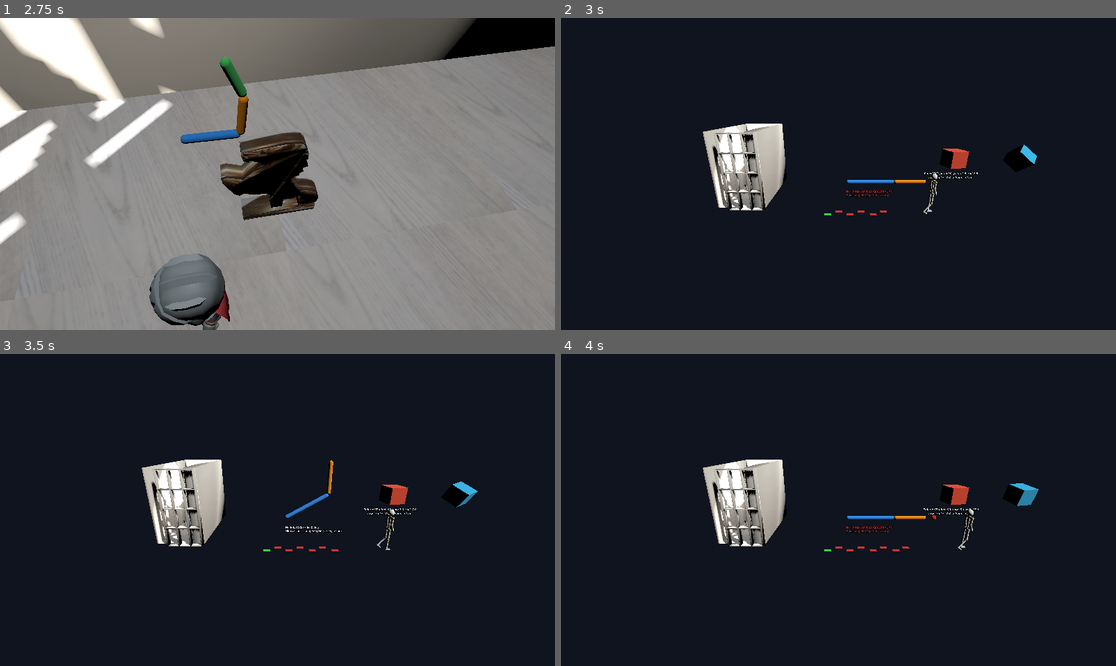
Above: before the commit, frames 1-4 (two rows, left to right).
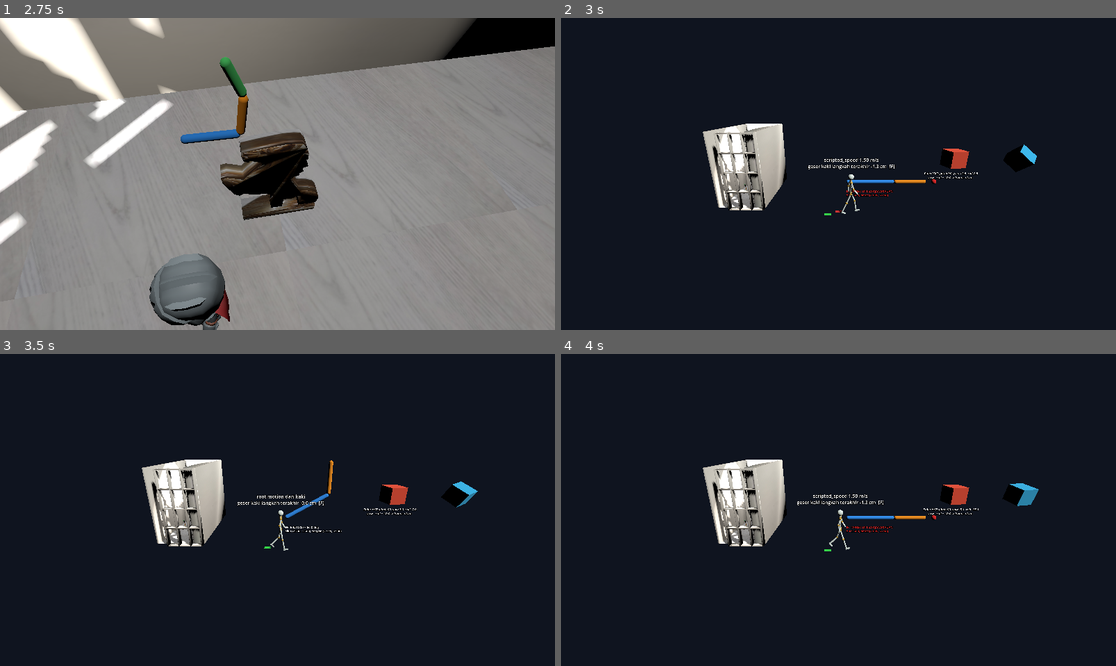
Above: after the commit, the same moments.

Repository: ZackyMaulana912/grafkom-pixel-to-reality
Game: Godot game, scene res://scenes/Main.tscn
Two runs of this game, one before a commit and one after it. Both use one fixed random seed, a clock stepped at 60 frames per second and the inputs below.
Inputs:
- Up to frame 1 (2.75 s): tap Enter at 0.5 s; tap F at 0.6, 1.35, 2.3 s; tap Space at 0.77, 1.52 s; tap U at 2.1 s
- Up to frame 2 (3 s): tap C at 2.85 s
- Up to frame 3 (3.5 s): tap Space at 3.02 s; tap F at 3.05 s
- Up to frame 4 (4 s): tap F at 3.6 s; tap Space at 3.77 s

Frame 1 is identical in both runs. In frame 2, 0.4% of the frame differs, in the area x 44-68%, y 44-64%; in frame 3, 0.5%; in frame 4, 0.5%, in the area x 42-75%, y 44-64%.

Commit message:
Kaki walker stick figure kini benar-benar diam saat menapak karena badannya digerakkan oleh kaki yang menapak, dan penanda langkah ditaruh di tempat kaki benar-benar mendarat

Diff:
--- a/Module4/Source/godot_project/scripts/foot_slide_demo.gd
+++ b/Module4/Source/godot_project/scripts/foot_slide_demo.gd
@@ -13,11 +13,24 @@
 ## always promised a leg-swing); markers are children of this node, so they
 ## land under the figure wherever the Walker node is placed; the walk restarts
 ## every `loop_seconds` so the figure stays in view.
+##
+## Module 4 (mine, T11): measured with tools/cek_walker.gd, the planted foot slid
+## 31.5 cm per step even at the "fixed" speed stride_per_cycle x cycle_rate, because
+## stride_per_cycle (1.0) is a typed number while these legs cover 1.60 m per cycle,
+## and it rose 9.2 cm because the hips barely bob. With `use_root_motion` (default)
+## the body is moved by exactly what the planted foot moved back relative to the
+## body this frame, and lifted so that foot stays on the floor; footfall markers sit
+## where the foot really landed and turn red if that foot then slid more than 5 cm.
+## [F] switches to the starter behaviour (constant scripted_speed) and back.
 
 @export var scripted_speed: float = 1.5
 @export var stride_per_cycle: float = 1.0
 @export var cycle_rate: float = 1.0
 @export var loop_seconds: float = 8.0
+@export var use_root_motion: bool = true
+@export var show_markers: bool = true   # tools/cek_walker.gd turns them off while measuring
+
+const SLIDE_LIMIT := 0.05
 
 const LIMB_COLOR := Color(0.91, 0.96, 0.93)
 const JOINT_COLOR := Color(0.83, 0.65, 0.22)
@@ -27,12 +40,19 @@
 var _hips: Node3D
 var _thighs: Array[Node3D] = []
 var _knees: Array[Node3D] = []
+var _feet: Array[Node3D] = []
 var _shoulders: Array[Node3D] = []
 var _elbows: Array[Node3D] = []
 var _markers: Node3D
+var _label: Label3D
 var _t := 0.0
 var _next_footfall_t := 0.0
 var _step := 0
+var _was_planted := [false, false]
+var _landing := [Vector3.ZERO, Vector3.ZERO]
+var _last_planted := [Vector3.ZERO, Vector3.ZERO]
+var _last_slide := 0.0
+var _foot_ground_y := 0.0   # height of a planted foot's centre in the standing pose
 
 
 func _ready() -> void:
@@ -41,7 +61,13 @@
 	_build_stick_figure(_body)
 	_markers = Node3D.new()
 	add_child(_markers)
+	_label = Label3D.new()
+	_label.position = Vector3(0, 2.3, 0)
+	_label.pixel_size = 0.006
+	_body.add_child(_label)
 	_pose(0.0)
+	_foot_ground_y = _foot_local(_stance_leg()).y
+	_update_label()
 
 
 func _process(delta: float) -> void:
@@ -50,24 +76,104 @@
 	_t += delta
 	if _t > loop_seconds:
 		_restart()
-	_body.position.x = scripted_speed * _t
-	_pose(TAU * cycle_rate * _t)  # one gait cycle every 1 / cycle_rate seconds
-
-	# Drop a footfall marker every half-cycle of the *animation's own* stride,
-	# so the accumulating gap between the marker trail and the body is the
-	# visible evidence of foot-sliding.
-	var half_cycle := 1.0 / (2.0 * cycle_rate)
-	if _t >= _next_footfall_t:
-		_drop_footfall(_t)
-		_next_footfall_t += half_cycle
+	if use_root_motion:
+		_root_motion_step(TAU * cycle_rate * _t)
+	else:
+		_body.position.x = scripted_speed * _t
+		_pose(TAU * cycle_rate * _t)  # one gait cycle every 1 / cycle_rate seconds
+		# starter markers: dropped every half-cycle where the typed stride says the foot is
+		var half_cycle := 1.0 / (2.0 * cycle_rate)
+		if _t >= _next_footfall_t and show_markers:
+			_drop_footfall(_t)
+			_next_footfall_t += half_cycle
+	_track_feet()
+
+
+## Advance the pose to `phase`, then move the body so the planted foot keeps its place.
+func _root_motion_step(phase: float) -> void:
+	var leg := _stance_leg_at(phase)
+	var before := _foot_local(leg)
+	_pose(phase)
+	var after := _foot_local(leg)
+	_body.position.x += before.x - after.x
+	_body.position.y = _foot_ground_y - after.y
+
+
+## The leg whose knee is straight carries the body (_pose bends only the swinging knee).
+func _stance_leg_at(phase: float) -> int:
+	return 0 if cos(phase) <= 0.0 else 1
+
+
+func _stance_leg() -> int:
+	return 0 if _knees[0].rotation.z == 0.0 else 1
+
+
+## A foot's centre in the body's own frame: its local transforms composed up to _body,
+## the same root-to-leaf chain as fk.py (no world positions involved).
+func _foot_local(leg: int) -> Vector3:
+	var p := _feet[leg].position
+	var n := _feet[leg].get_parent() as Node3D
+	while n != _body:
+		p = n.transform * p
+		n = n.get_parent() as Node3D
+	return p
+
+
+## Root-motion markers: one where each foot lands, red if it then slides more than SLIDE_LIMIT.
+func _track_feet() -> void:
+	for i in 2:
+		var planted: bool = _knees[i].rotation.z == 0.0
+		var p := _feet[i].global_position
+		if planted and not _was_planted[i]:
+			_landing[i] = p
+		if planted:
+			_last_planted[i] = p
+		elif _was_planted[i]:
+			# measured up to the last planted frame, as tools/cek_walker.gd does
+			_last_slide = _last_planted[i].x - _landing[i].x
+			if use_root_motion and show_markers:
+				_drop_marker(to_local(_landing[i]), absf(_last_slide) > SLIDE_LIMIT)
+			_update_label()
+		_was_planted[i] = planted
+
+
+func _update_label() -> void:
+	_label.text = ("root motion dari kaki" if use_root_motion else "scripted_speed %.2f m/s" % scripted_speed) \
+		+ "\ngeser kaki langkah terakhir %.1f cm  [F]" % (100.0 * _last_slide)
+
+
+func _unhandled_input(event: InputEvent) -> void:
+	if Engine.is_editor_hint():
+		return
+	if event is InputEventKey and event.pressed and not event.echo and event.keycode == KEY_F:
+		use_root_motion = not use_root_motion
+		_restart()
 
 
 func _restart() -> void:
 	_t = 0.0
 	_next_footfall_t = 0.0
 	_step = 0
+	_last_slide = 0.0
+	_body.position = Vector3.ZERO
+	_pose(0.0)
+	_was_planted = [false, false]
+	_last_planted = [Vector3.ZERO, Vector3.ZERO]
 	for m in _markers.get_children():
 		m.queue_free()
+	_update_label()
+
+
+func _drop_marker(local_pos: Vector3, slid: bool) -> void:
+	var marker := MeshInstance3D.new()
+	var box := BoxMesh.new()
+	box.size = Vector3(0.3, 0.02, 0.15)
+	marker.mesh = box
+	marker.position = Vector3(local_pos.x, 0.01, local_pos.z)
+	var mat := StandardMaterial3D.new()
+	mat.albedo_color = Color(0.9, 0.2, 0.2) if slid else Color(0.2, 0.9, 0.3)
+	marker.material_override = mat
+	_markers.add_child.call_deferred(marker)
 
 
 func _drop_footfall(t: float) -> void:
@@ -127,6 +233,7 @@
 		foot.position = Vector3(0.06, -0.47, 0)
 		foot.material_override = _material(LIMB_COLOR)
 		knee.add_child(foot)
+		_feet.append(foot)
 		_thighs.append(thigh)
 		_knees.append(knee)
 
--- a/Module4/Source/godot_project/tools/cek_walker.gd
+++ b/Module4/Source/godot_project/tools/cek_walker.gd
@@ -9,9 +9,10 @@
 
 const FPS := 60
 const SECONDS := 4.0
-# 1.5 = starter "buggy", 1.0 = starter "fixed" (stride_per_cycle x cycle_rate),
-# 1.601 = what the leg geometry covers per cycle: 2 stances x 2 x 0.92 m x sin(0.45 rad)
-const SPEEDS := [1.5, 1.0, 1.601]
+# Constant speeds (use_root_motion off): 1.5 = starter "buggy", 1.0 = starter "fixed"
+# (stride_per_cycle x cycle_rate), 1.601 = what the leg geometry covers per cycle:
+# 2 stances x 2 x 0.92 m x sin(0.45 rad). Speed -1 means use_root_motion on.
+const SPEEDS := [1.5, 1.0, 1.601, -1.0]
 
 var _done := false
 
@@ -27,11 +28,12 @@
 
 func _measure(speed: float) -> void:
 	var walker: Node3D = load("res://scripts/foot_slide_demo.gd").new()
-	walker.scripted_speed = speed
+	walker.use_root_motion = speed < 0.0
+	walker.scripted_speed = maxf(speed, 0.0)
 	walker.loop_seconds = 1000.0
 	root.add_child(walker)
 	walker.set_process(false)  # driven by hand below, one fixed step per frame
-	walker._next_footfall_t = INF  # no marker nodes; the marker position is computed below
+	walker.show_markers = false  # no marker nodes; the marker position is computed below
 	var feet: Array[Node3D] = []
 	for knee in walker._knees:
 		for c in knee.get_children():
@@ -46,6 +48,7 @@
 			var p := feet[i].global_position
 			track[i].append([frame * dt, p.x, p.y, walker._knees[i].rotation.z == 0.0])
 	var slides := []
+	var rises := []
 	for i in 2:
 		var start := -1
 		for k in track[i].size():
@@ -58,7 +61,8 @@
 					var t0: float = track[i][start][0]
 					var x0: float = track[i][start][1]
 					var x1: float = track[i][end][1]
-					var marker_x: float = walker.stride_per_cycle * walker.cycle_rate * t0
+					# starter markers come from the formula; root-motion markers sit at the landing point
+					var marker_x: float = x0 if walker.use_root_motion else walker.stride_per_cycle * walker.cycle_rate * t0
 					var y_lo := INF
 					var y_hi := -INF
 					for q in range(start, end + 1):
@@ -67,9 +71,15 @@
 					print("STANCE speed=%.3f foot=%d t0=%.4f t1=%.4f x0=%.4f x1=%.4f slide=%.4f rise=%.4f marker_x=%.4f marker_off=%.4f" % [
 						speed, i, t0, track[i][end][0], x0, x1, x1 - x0, y_hi - y_lo, marker_x, x0 - marker_x])
 					slides.append(absf(x1 - x0))
+					rises.append(y_hi - y_lo)
 				start = -1
 	var worst := 0.0
-	for s in slides:
-		worst = maxf(worst, s)
-	print("WALKER speed=%.3f stances=%d max_abs_slide=%.4f" % [speed, slides.size(), worst])
+	var worst_rise := 0.0
+	for k in slides.size():
+		worst = maxf(worst, slides[k])
+		worst_rise = maxf(worst_rise, rises[k])
+	var travelled: float = walker._body.position.x
+	print("WALKER mode=%s speed=%.3f stances=%d max_abs_slide=%.9f max_rise=%.9f travelled_4s=%.4f" % [
+		"root_motion" if walker.use_root_motion else "scripted", speed, slides.size(), worst, worst_rise,
+		travelled])
 	walker.free()
Not shown, changed: Module4/Source/godot_check.py
Not shown, changed: Module4/Source/tests.py
Not shown, changed: Module4/docs/catatan/fase5-godot-scene.md
